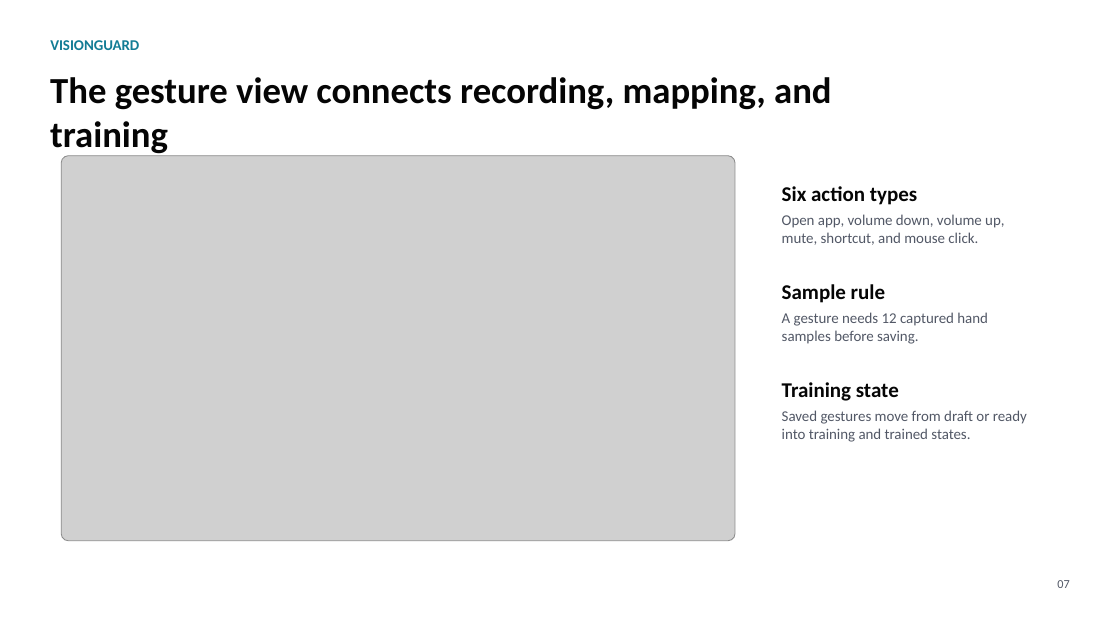
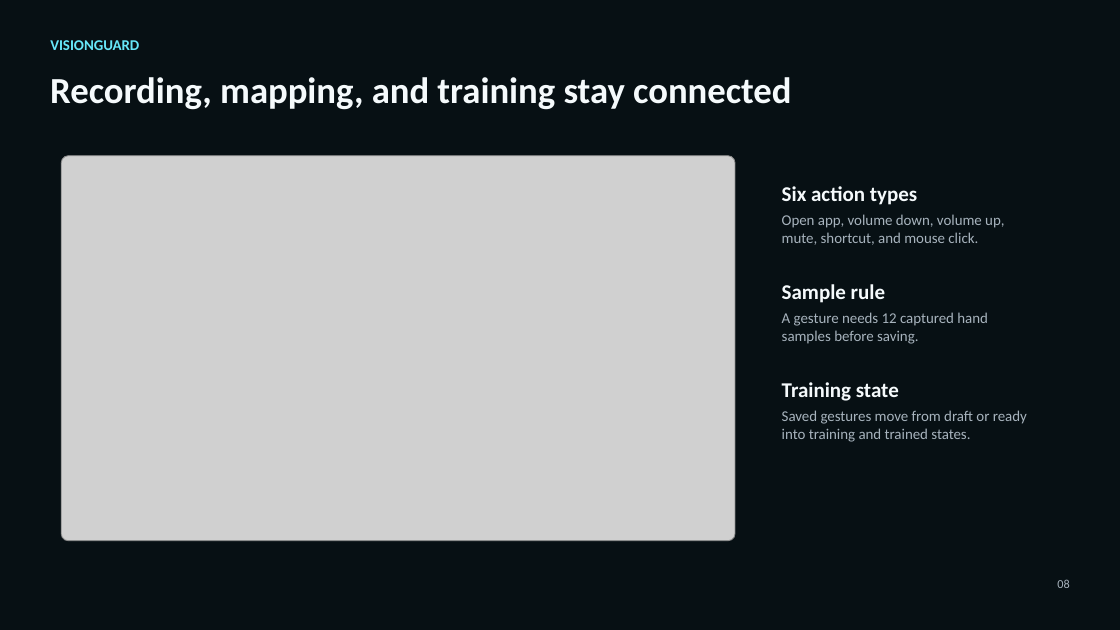
Before and after one commit to StefanPenchev05/VisionGuard, a slide deck: slide 8 of docs/report/visionguard_presentation.pptx (slide 7 before the commit). Drawn at 1120x630 pixels with LibreOffice and Linux fonts; fonts in the diff are those of the drawing; grey boxes stand for pictures. Boxes give left, top, right and bottom in pixels: in the first picture for what was removed or moved away, otherwise in the second. Text is boxed around its words. In the diff, an @@ line names an element or a change of style, - is before the commit and + after.

Commit message:
Refactor VisionGuard application architecture

```diff
--- a/docs/report/visionguard_presentation.pptx
+++ b/docs/report/visionguard_presentation.pptx
@@ background #FFFFFF to #071014 @@
@@ rectangle added at <box>0,0,1120,630</box>, fill #071014, outline #071014 0 pt @@
@@ text "VISIONGUARD" at <box>50,40,139,50</box>: text colour #127C95 to #67E8F9 @@
@@ text at <box>50,77,791,110</box>: text changed; text colour #050505 to #F5FAFC @@
-The gesture view connects recording, mapping, and training
+Recording, mapping, and training stay connected
@@ text colour #050505 to #F5FAFC in 3 elements at <box>782,186,917,205</box>, <box>782,284,885,303</box>, <box>782,382,899,401</box> @@
@@ text colour #525866 to #A7B3BD in 3 elements at <box>782,214,1004,245</box>, <box>782,312,988,344</box>, <box>782,410,1027,442</box> @@
@@ text at <box>1057,579,1069,588</box>: text changed; text colour #525866 to #A7B3BD @@
-07
+08
```
Also in this commit, not shown: 9 other slides changed, 2 slides added, 51 other files.
